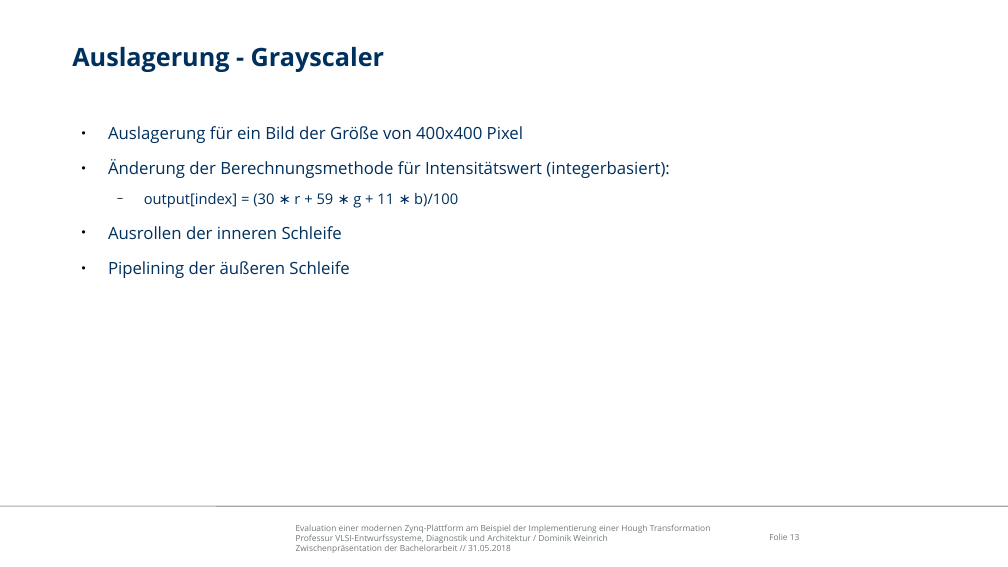
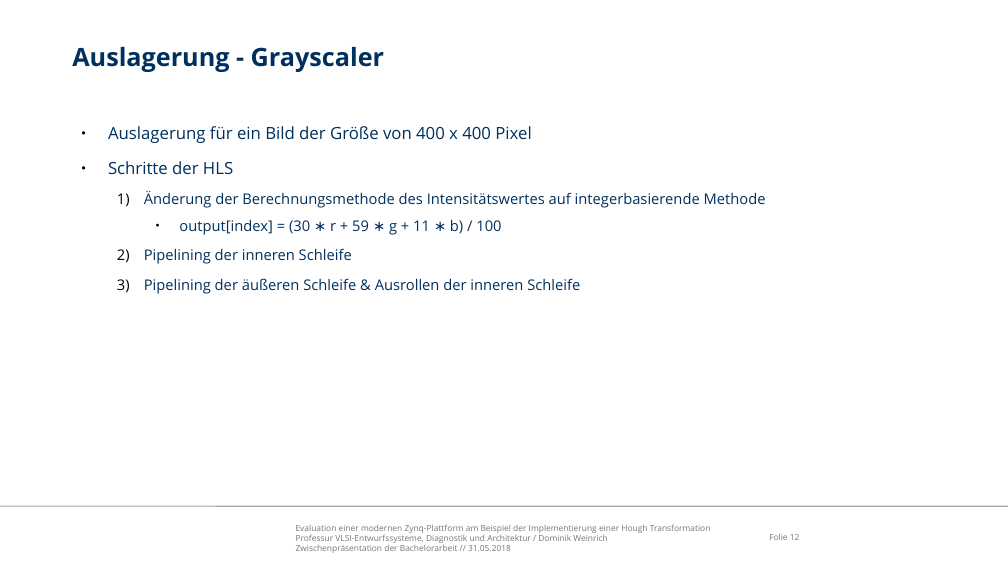
Before and after one commit to freeDom-/hough, a slide deck: slide 12 of Verteidigung/Verteidigung.odp (slide 13 before the commit). Drawn at 1008x567 pixels with LibreOffice and Linux fonts; fonts in the diff are those of the drawing; background and template pictures are left out. Boxes give left, top, right and bottom in pixels: in the first picture for what was removed or moved away, otherwise in the second. Text is boxed around its words. In the diff, an @@ line names an element or a change of style, - is before the commit and + after.

```diff
--- a/Verteidigung/Verteidigung.odp
+++ b/Verteidigung/Verteidigung.odp
@@ text at bbox=[108, 126, 766, 294]: text changed; size 16 to 14 pt @@
-● Auslagerung für ein Bild der Größe von 400x400 Pixel
-● Änderung der Berechnungsmethode für Intensitätswert (integerbasiert):
-  − output[index] = (30 ∗ r + 59 ∗ g + 11 ∗ b)/100
-● Ausrollen der inneren Schleife
-● Pipelining der äußeren Schleife
+● Auslagerung für ein Bild der Größe von 400 x 400 Pixel
+● Schritte der HLS
+  1) Änderung der Berechnungsmethode des Intensitätswertes auf integerbasierende Methode
+    ● output[index] = (30 ∗ r + 59 ∗ g + 11 ∗ b) / 100
+  2) Pipelining der inneren Schleife
+  3) Pipelining der äußeren Schleife & Ausrollen der inneren Schleife
```
Also in this commit, not shown: 7 other slides changed, 3 slides added, 2 slides removed, 2 other files.
